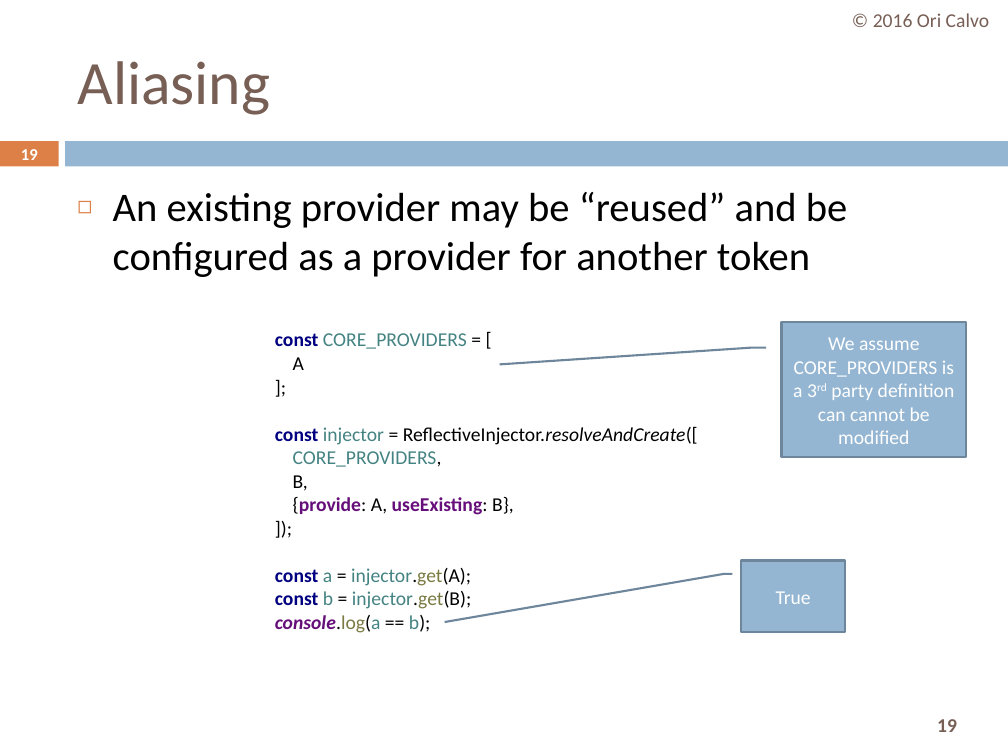
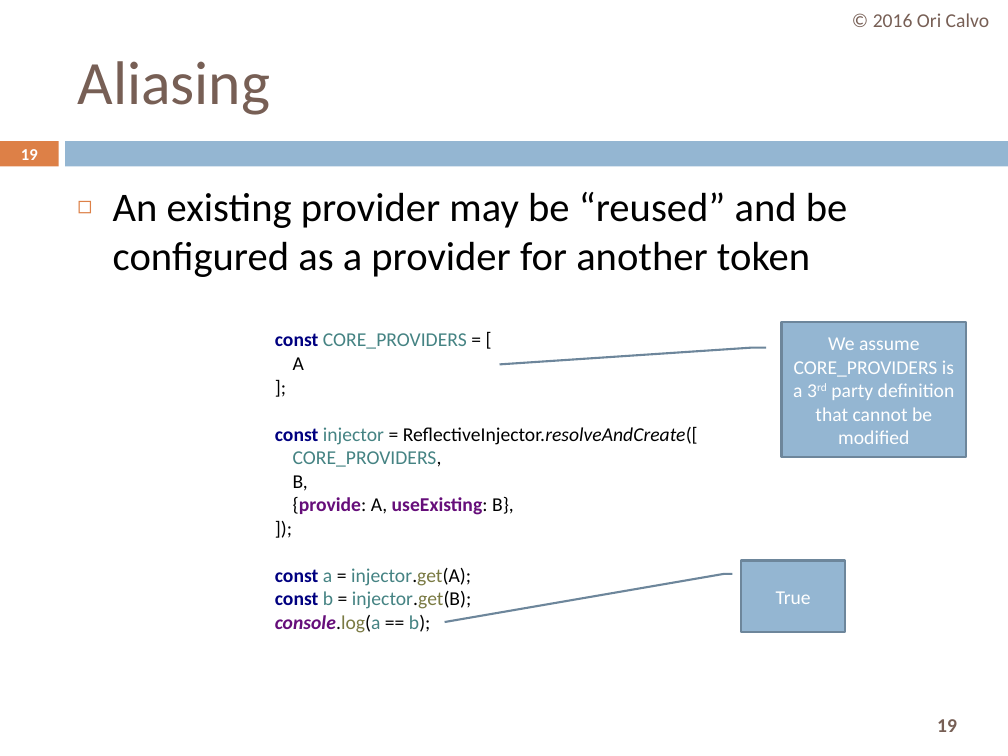
Before and after one commit to oricalvo/course-angular, a slide deck: slide 19 of PPTs/02 Dependency Injection.pptx. Drawn at 1008x756 pixels with LibreOffice and Linux fonts; fonts in the diff are those of the drawing. Boxes give left, top, right and bottom in pixels: in the first picture for what was removed or moved away, otherwise in the second. Text is boxed around its words. In the diff, an @@ line names an element or a change of style, - is before the commit and + after.

```diff
--- a/PPTs/02 Dependency Injection.pptx
+++ b/PPTs/02 Dependency Injection.pptx
@@ text in border callout at <box>793,337,955,444</box>: text changed @@
-We assume CORE_PROVIDERS is a 3rd party definition can cannot be modified
+We assume CORE_PROVIDERS is a 3rd party definition that cannot be modified
```
Also in this commit, not shown: 11 other slides changed, 5 other files.
